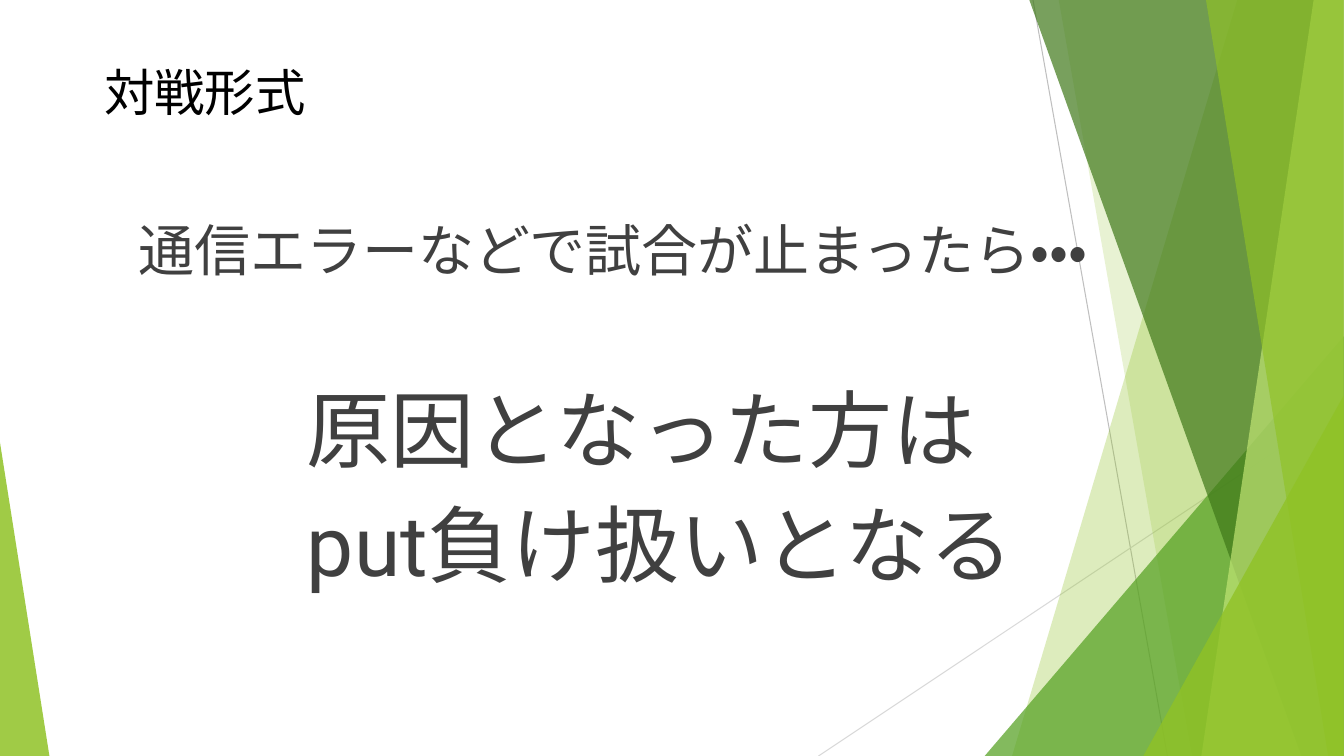
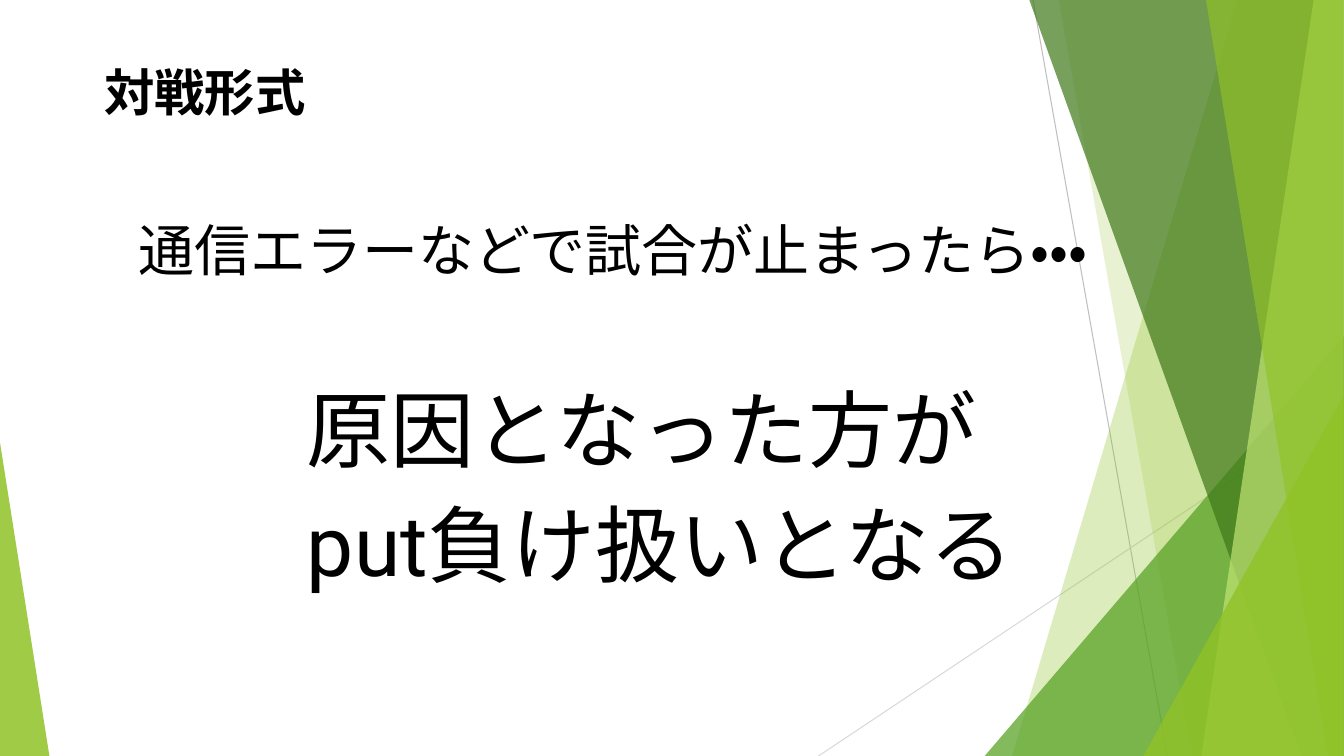
Before and after one commit to noko1024/ChaserDoc, a slide deck: slide 21 of New_U-16.pptx. Drawn at 1344x756 pixels with LibreOffice and Linux fonts; fonts in the diff are those of the drawing. Boxes give left, top, right and bottom in pixels: in the first picture for what was removed or moved away, otherwise in the second. Text is boxed around its words. In the diff, an @@ line names an element or a change of style, - is before the commit and + after.

```diff
--- a/New_U-16.pptx
+++ b/New_U-16.pptx
@@ title "対戦形式" at [104, 68, 306, 116]: bold on @@
@@ text at [139, 214, 1088, 593]: text colour #404040 to #000000 in "通信エラーなどで試合が止まったら・・・", "put負け扱いとなる" @@
@@ text at [307, 390, 977, 468]: text changed; text colour #404040 to #000000 @@
-原因となった方は
+原因となった方が
```
Also in this commit, not shown: 11 other slides changed.
